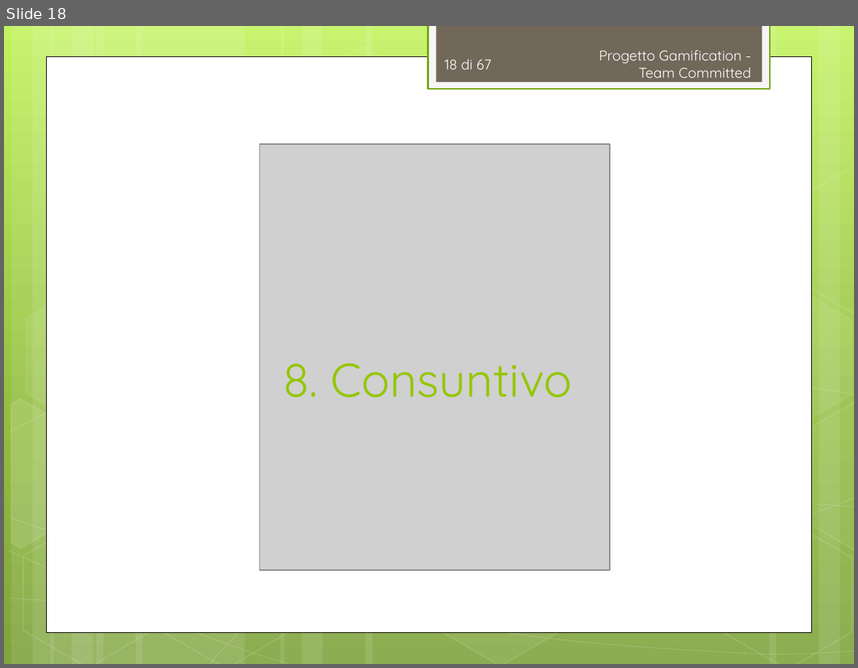
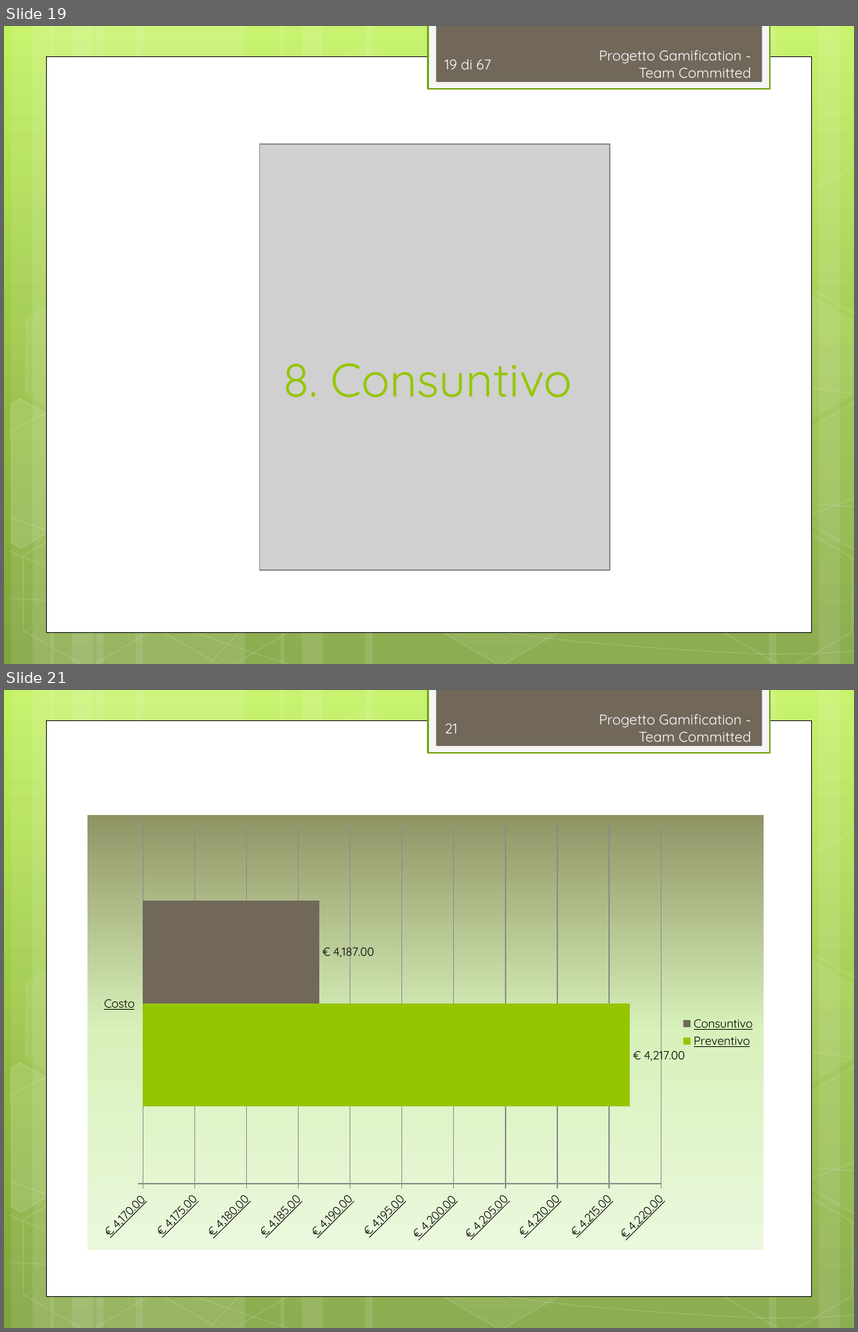
Before and after one commit to TeamCommitted/Team-Committed---Documenti, a slide deck: RP/Esterni/Presentazione/RP-Presentazione.pptx. Shown one above the other, each under a label of ours: slide 18 before the commit, slides 19 and 21 after it; the slides between them are not shown. The pictures are 858x668 and 858x1332 pixels, drawn with LibreOffice and Linux fonts; fonts in the diff are those of the drawing; grey boxes stand for pictures. Boxes give left, top, right and bottom in pixels: in the first picture for what was removed or moved away, otherwise in the second. Text is boxed around its words. In the diff, an @@ line names an element or a change of style, - is before the commit and + after.

```diff
--- a/RP/Esterni/Presentazione/RP-Presentazione.pptx
+++ b/RP/Esterni/Presentazione/RP-Presentazione.pptx
@@ slide 21 added at [4, 690, 854, 1328], background gradient #C3F35F to #93BF3F to #81A53E; not listed: 31 template elements that a slide beside it also shows @@
@@ page number added at [445, 723, 457, 733], 12 pt, text #FEFEFE @@
+21
@@ text added at [599, 714, 751, 742], 12 pt, text #FEFEFE @@
+Progetto Gamification - Team Committed
@@ bar chart added at [87, 815, 763, 1250] @@
+categories: Costo
+Preventivo: 4217
+Consuntivo: 4187
@@ what was slide 18 is now slide 19 @@
@@ page number at [445, 59, 492, 69]: text changed @@
-18 di 67
+19 di 67
```
Also in this commit, not shown: 3 other slides added, 1 other file.
